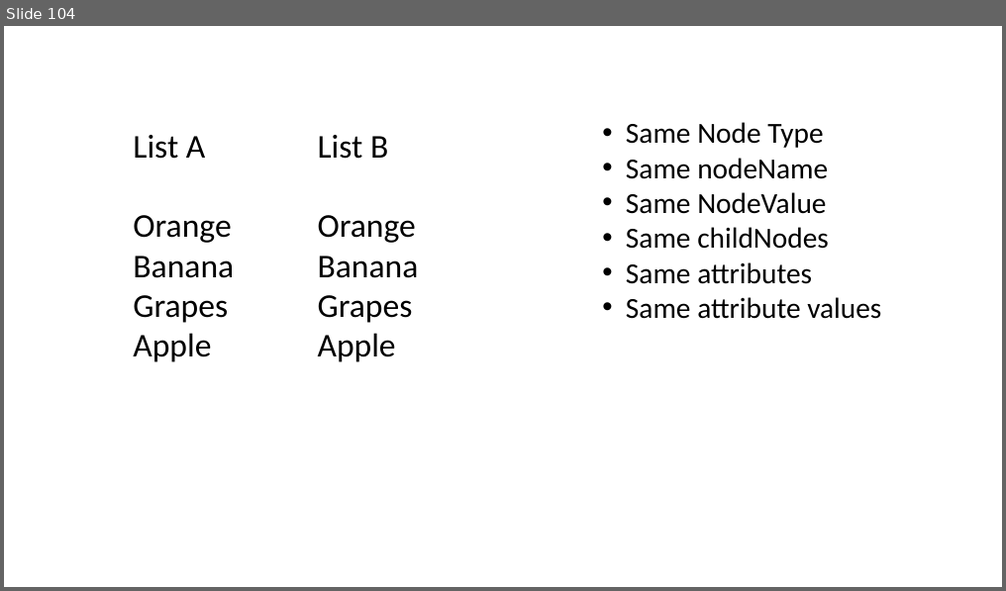
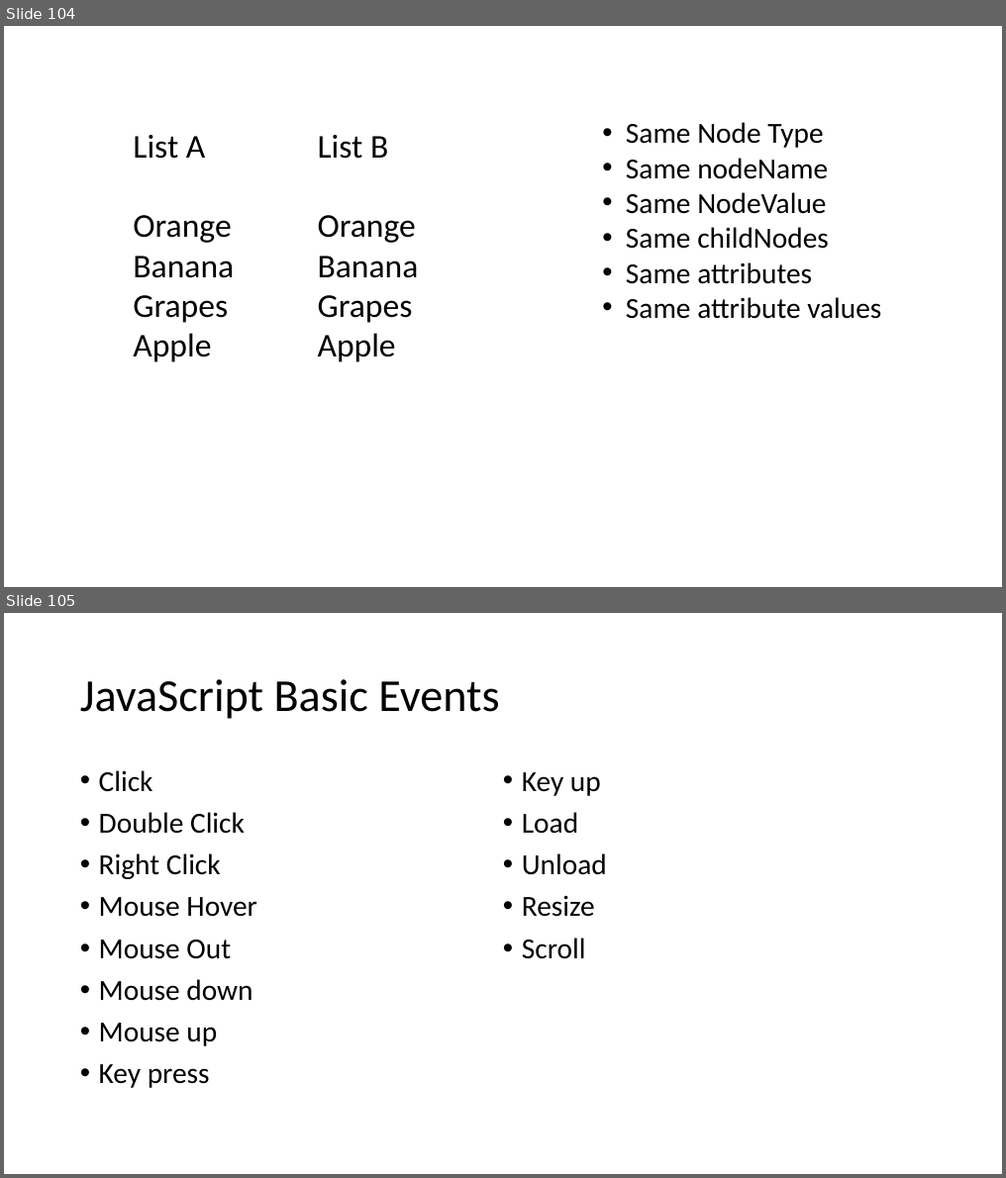
Before and after one commit to PiyushChaturvedii/Batch04, a slide deck: JavaScript.pptx. Shown one above the other, each under a label of ours: slide 104 before the commit, slides 104 and 105 after it. The pictures are 1006x591 and 1006x1178 pixels, drawn with LibreOffice and Linux fonts; fonts in the diff are those of the drawing. Boxes give left, top, right and bottom in pixels: in the first picture for what was removed or moved away, otherwise in the second. Text is boxed around its words. In the diff, an @@ line names an element or a change of style, - is before the commit and + after.

```diff
--- a/JavaScript.pptx
+++ b/JavaScript.pptx
@@ slide 105 added at <box>4,613,1002,1174</box>, background #FFFFFF @@
@@ title added at <box>80,679,499,719</box>, 44 pt, text #000000 @@
+JavaScript Basic Events
@@ text added at <box>99,770,607,1088</box>, 28 pt, text #000000 @@
+• Click
+• Double Click
+• Right Click
+• Mouse Hover
+• Mouse Out
+• Mouse down
+• Mouse up
+• Key press
+• Key up
+• Load
+• Unload
+• Resize
+• Scroll
```
Also in this commit, not shown: 3 other slides added, 10 other files.
